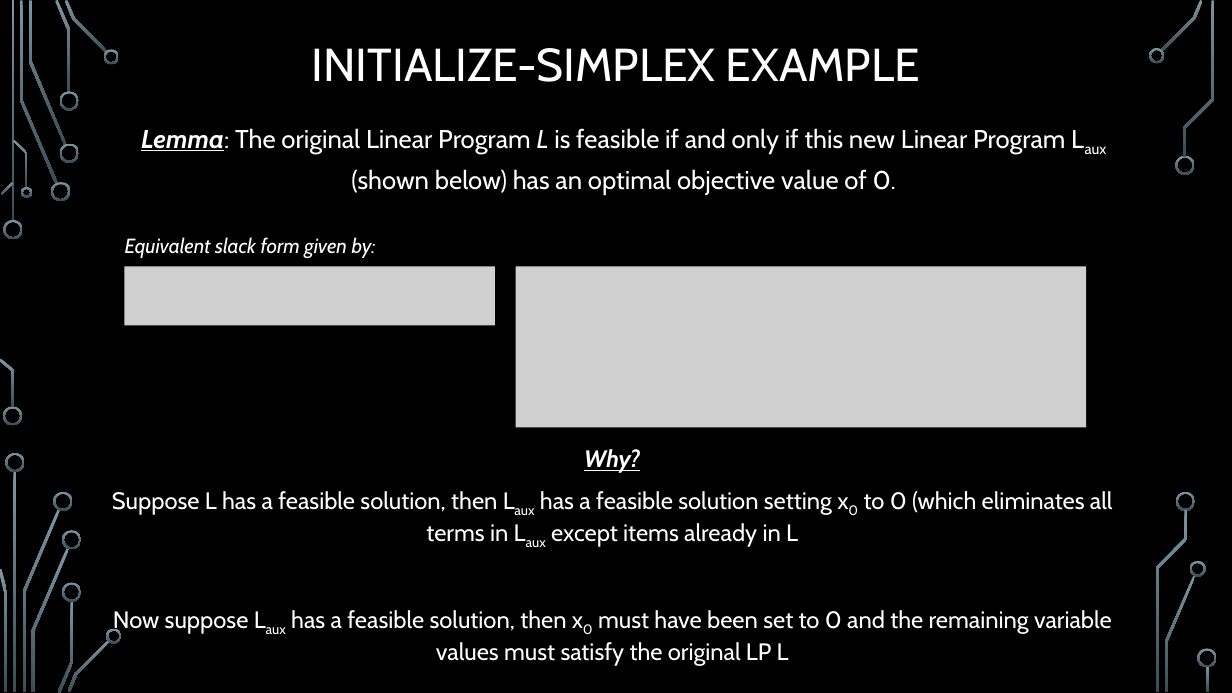
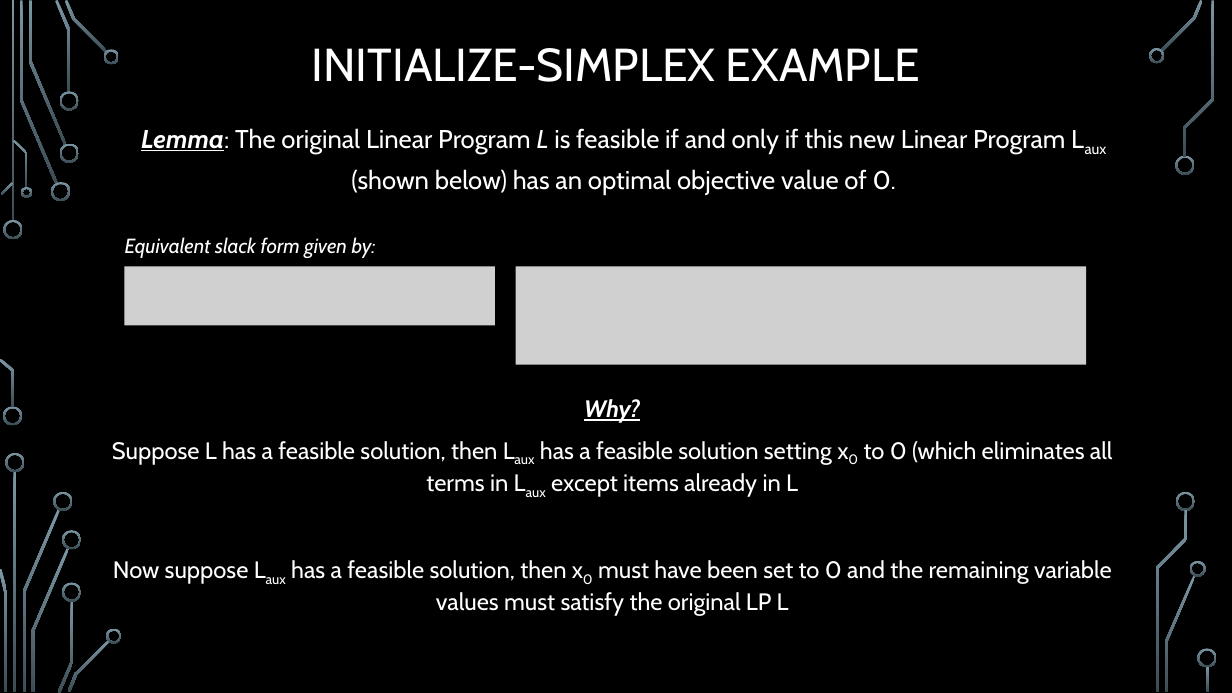
Before and after one commit to janiceeguo/advAlgo, a slide deck: slide 24 of slides/LinearProgramming-part2-Simplex.pptx. Drawn at 1232x693 pixels with LibreOffice and Linux fonts; fonts in the diff are those of the drawing; grey boxes stand for pictures; background and template pictures are left out. Boxes give left, top, right and bottom in pixels: in the first picture for what was removed or moved away, otherwise in the second. Text is boxed around its words. In the diff, an @@ line names an element or a change of style, - is before the commit and + after.

```diff
--- a/slides/LinearProgramming-part2-Simplex.pptx
+++ b/slides/LinearProgramming-part2-Simplex.pptx
@@ picture: place and size @@
-picture at bbox=[516, 266, 1087, 427]
+picture at bbox=[516, 266, 1087, 365]
@@ text "Why?": place and size @@
-text "Why?" at bbox=[112, 449, 1113, 666]
+text "Why?" at bbox=[112, 399, 1113, 616]
```
Also in this commit, not shown: 5 other slides changed.
